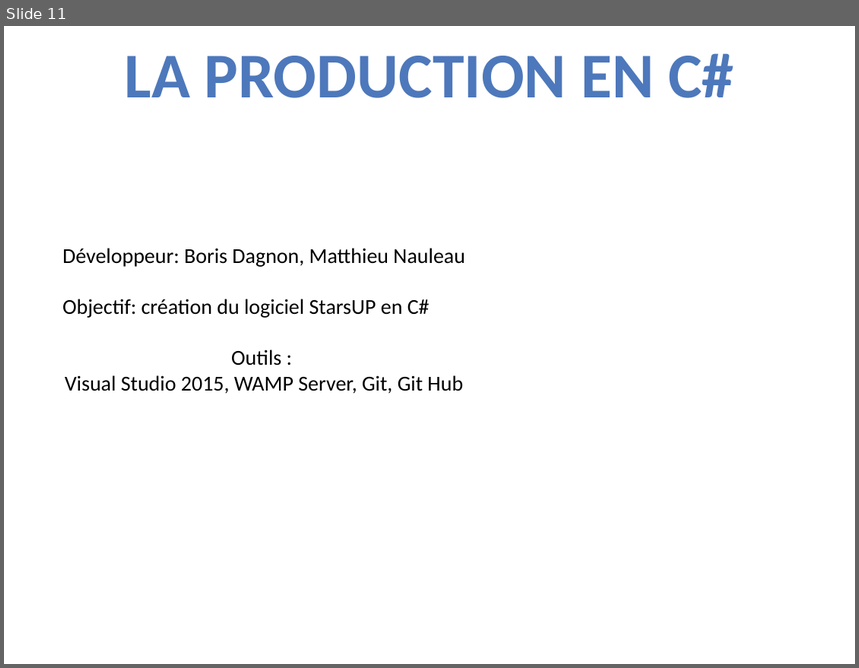
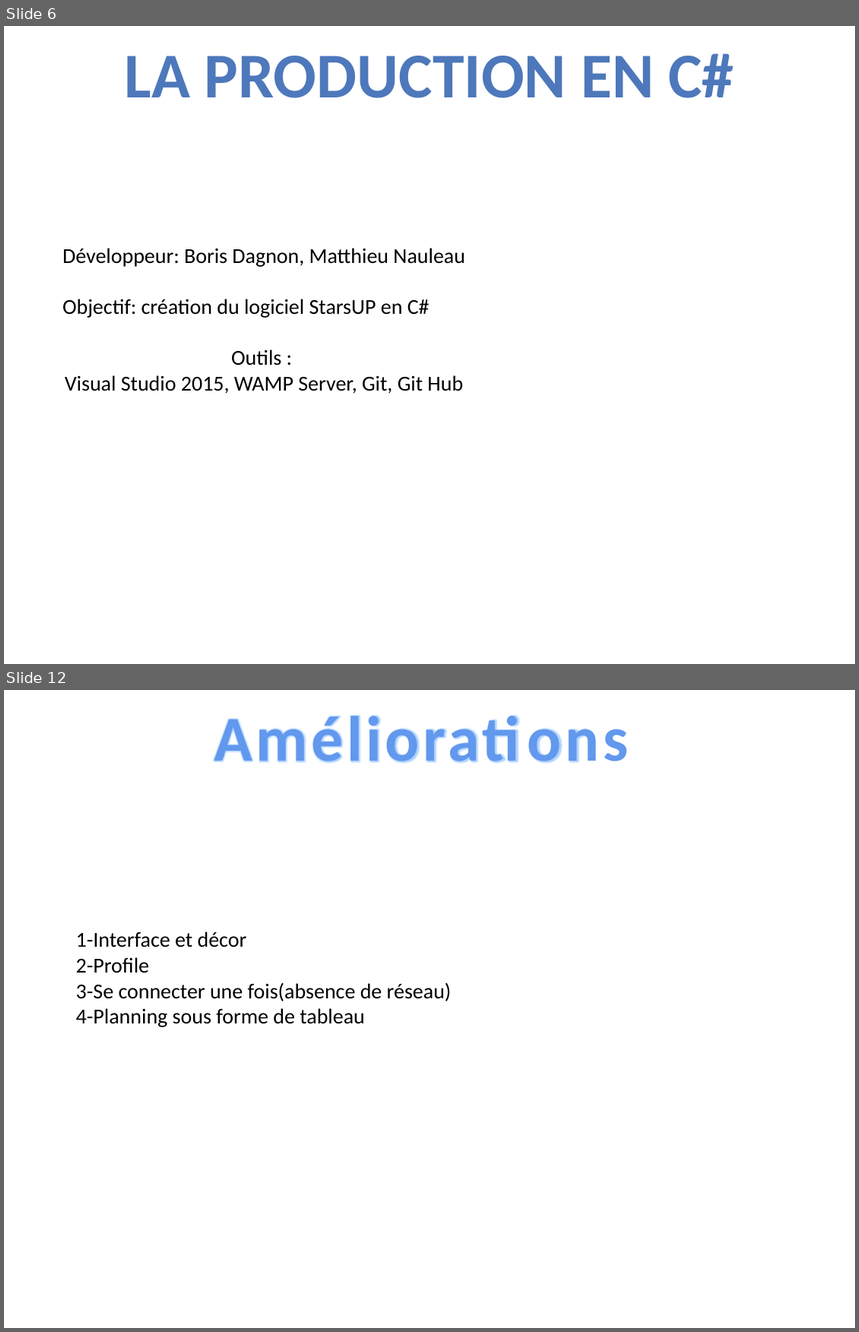
Before and after one commit to borisdagnon/C-StarsUP, a slide deck: PPE4.pptx. Shown one above the other, each under a label of ours: slide 11 before the commit, slides 6 and 12 after it; the slides between them are not shown. The pictures are 859x668 and 859x1332 pixels, drawn with LibreOffice and Linux fonts; fonts in the diff are those of the drawing. Boxes give left, top, right and bottom in pixels: in the first picture for what was removed or moved away, otherwise in the second. Text is boxed around its words. In the diff, an @@ line names an element or a change of style, - is before the commit and + after.

```diff
--- a/PPE4.pptx
+++ b/PPE4.pptx
@@ slide 12 added at box(4, 690, 855, 1328), background #FFFFFF @@
@@ text added at box(202, 692, 642, 778), 54 pt, text gradient #6398ED to #265EA0, bold @@
+Améliorations
@@ text added at box(76, 932, 452, 1027), 18 pt, text #000000 @@
+1-Interface et décor
+2-Profile
+3-Se connecter une fois(absence de réseau)
+4-Planning sous forme de tableau
@@ what was slide 11 is now slide 6 @@
```
Also in this commit, not shown: 3 slides changed, 2 other slides added, 7 slides removed, 44 other files.
